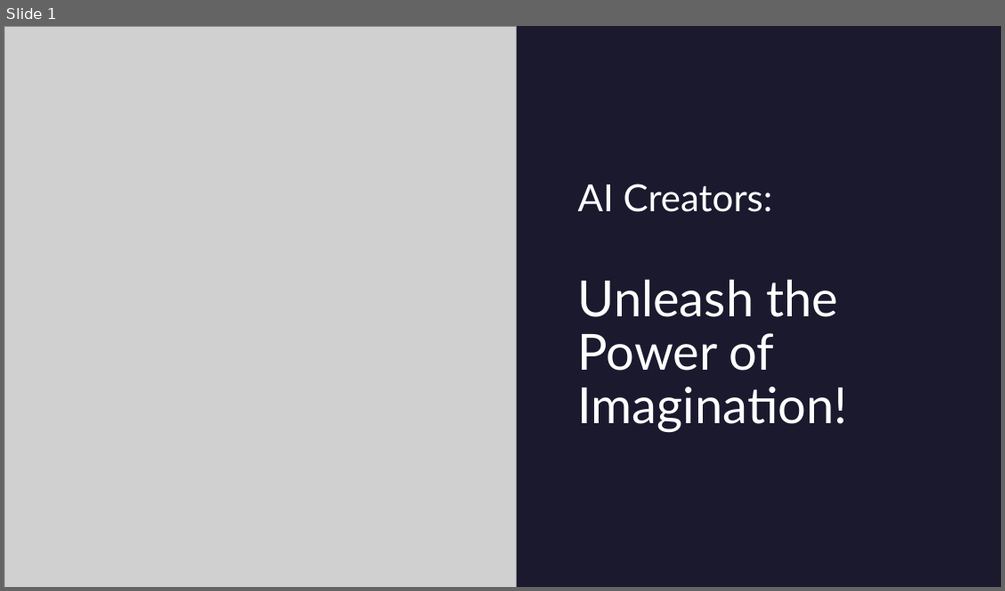
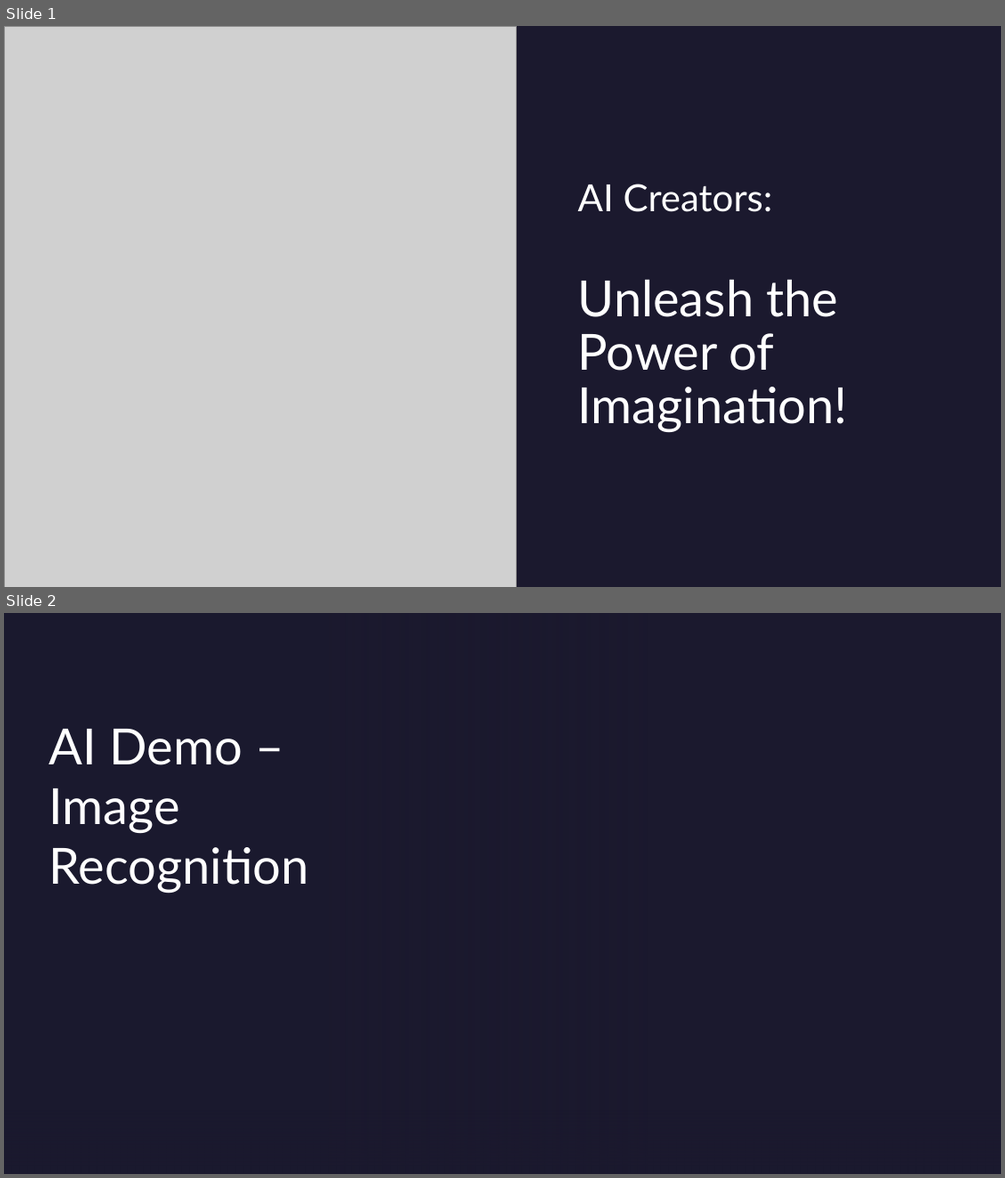
Before and after one commit to dseefeld/microbit, a slide deck: AICreators-JamestownEvent.pptx. Shown one above the other, each under a label of ours: slide 1 before the commit, slides 1 and 2 after it. The pictures are 1005x591 and 1005x1178 pixels, drawn with LibreOffice and Linux fonts; fonts in the diff are those of the drawing; grey boxes stand for pictures; background and template pictures are left out. Boxes give left, top, right and bottom in pixels: in the first picture for what was removed or moved away, otherwise in the second. Text is boxed around its words. In the diff, an @@ line names an element or a change of style, - is before the commit and + after.

Commit message:
Upload image intro

```diff
--- a/AICreators-JamestownEvent.pptx
+++ b/AICreators-JamestownEvent.pptx
@@ slide 2 added at (4,613,1001,1174), background picture (left out) @@
@@ rectangle added at (4,613,1001,1174), fill #1B192E @@
@@ rectangle added at (4,613,647,1174), fill gradient #1B192E @@
@@ title added at (49,729,309,892), 48 pt, text #FFFFFF @@
+AI Demo – Image Recognition
@@ rectangle added at (4,1085,1001,1174), fill gradient #1B192E @@
```
Also in this commit, not shown: 5 other slides added.
